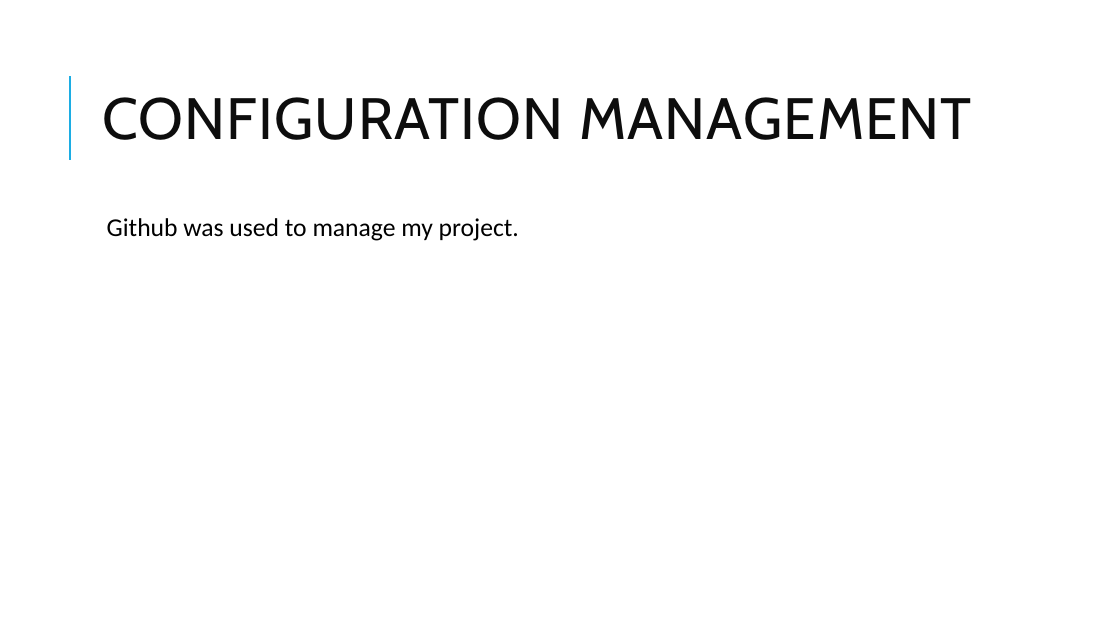
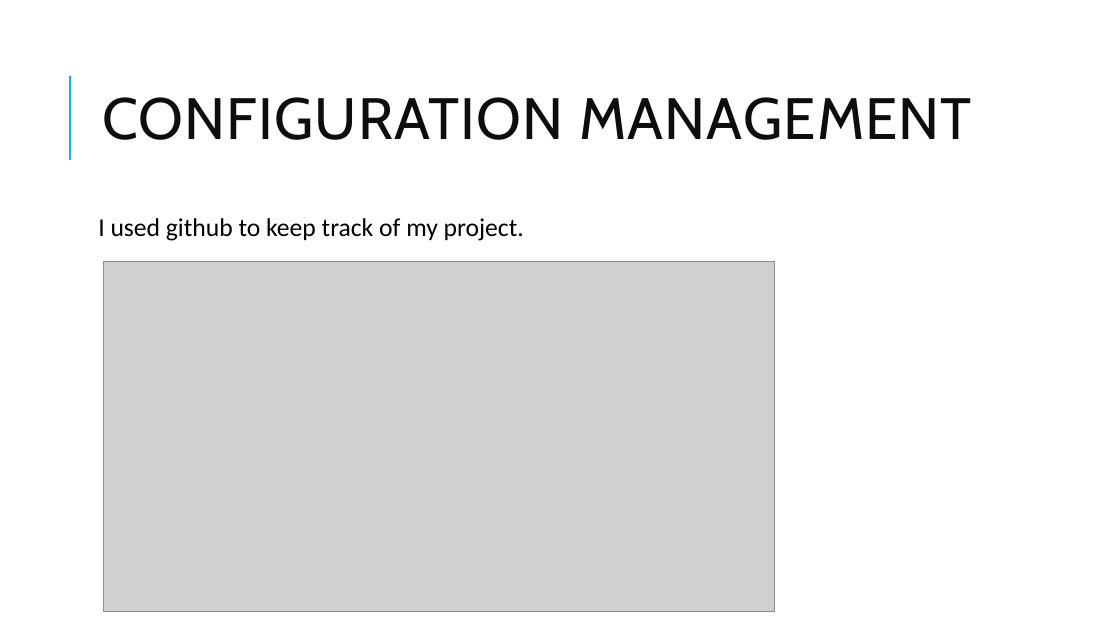
Before and after one commit to admondtamang/e-commerce-cp, a slide deck: slide 13 of E-commerce site.pptx (slide 12 before the commit). Drawn at 1120x630 pixels with LibreOffice and Linux fonts; fonts in the diff are those of the drawing; grey boxes stand for pictures. Boxes give left, top, right and bottom in pixels: in the first picture for what was removed or moved away, otherwise in the second. Text is boxed around its words. In the diff, an @@ line names an element or a change of style, - is before the commit and + after.

```diff
--- a/E-commerce site.pptx
+++ b/E-commerce site.pptx
@@ text at <box>98,218,524,241</box>: text changed @@
-  Github was used to manage my project.
+I used github to keep track of my project.
@@ picture added at <box>103,262,774,612</box> @@
```
Also in this commit, not shown: 7 other slides changed, 9 slides added, 6 slides removed, 45 other files.
